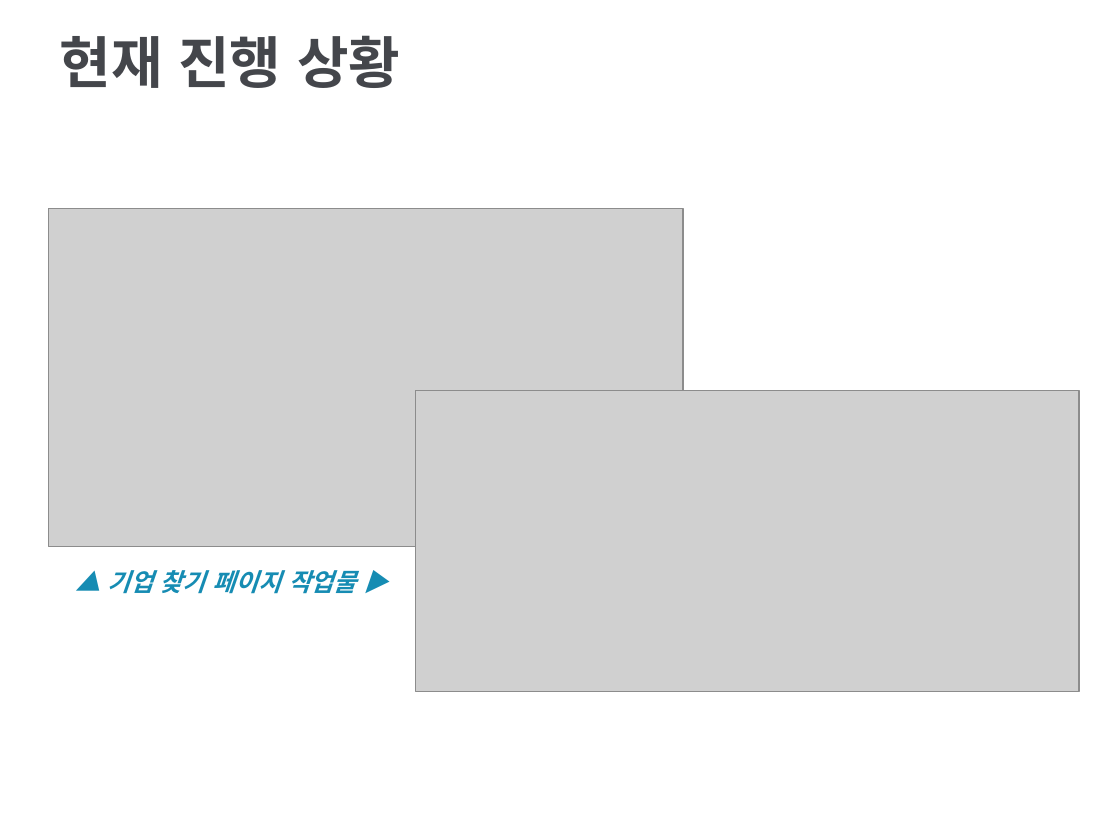
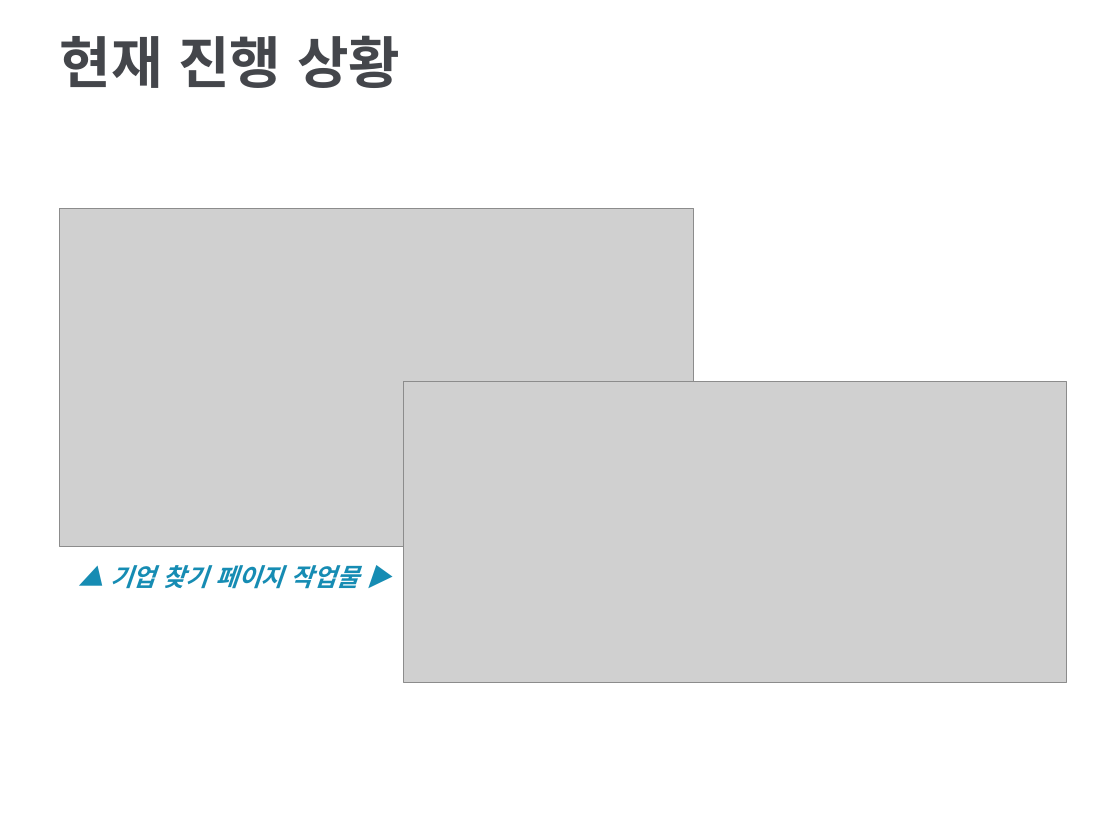
Before and after one commit to DrawGreen2021/Presentation, a slide deck: slide 37 of 팀 그릴그린 중간발표(사업계획서).pptx (slide 36 before the commit). Drawn at 1120x840 pixels with LibreOffice and Linux fonts; fonts in the diff are those of the drawing; grey boxes stand for pictures; background and template pictures are left out. Boxes give left, top, right and bottom in pixels: in the first picture for what was removed or moved away, otherwise in the second. Text is boxed around its words. In the diff, an @@ line names an element or a change of style, - is before the commit and + after.

```diff
--- a/팀 그릴그린 중간발표(사업계획서).pptx
+++ b/팀 그릴그린 중간발표(사업계획서).pptx
@@ picture: place and size @@
-picture at box(48, 208, 683, 547)
+picture at box(59, 208, 694, 547)
@@ picture: place and size @@
-picture at box(416, 390, 1079, 691)
+picture at box(403, 381, 1066, 682)
@@ text "▲ 기업 찾기 페이지 작업물 ...": place and size @@
-text "▲ 기업 찾기 페이지 작업물 ..." at box(107, 570, 357, 594)
+text "▲ 기업 찾기 페이지 작업물 ..." at box(110, 565, 360, 589)
```
Also in this commit, not shown: 9 other slides changed, 4 slides added, 2 slides removed, 2 other files.
